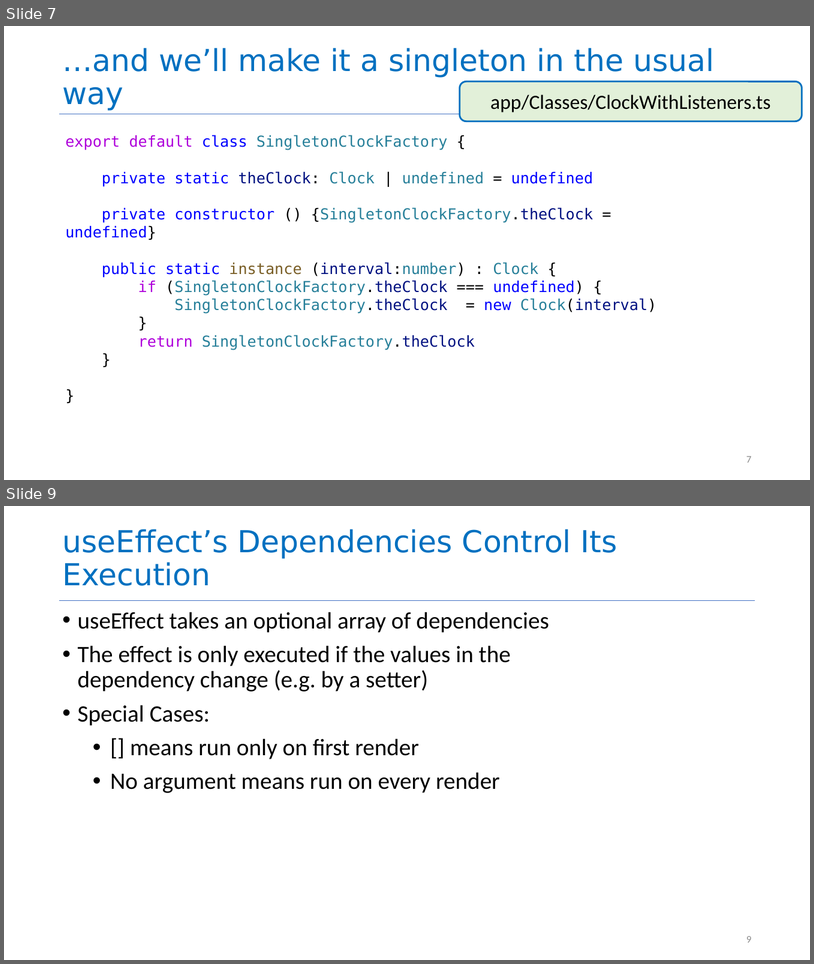
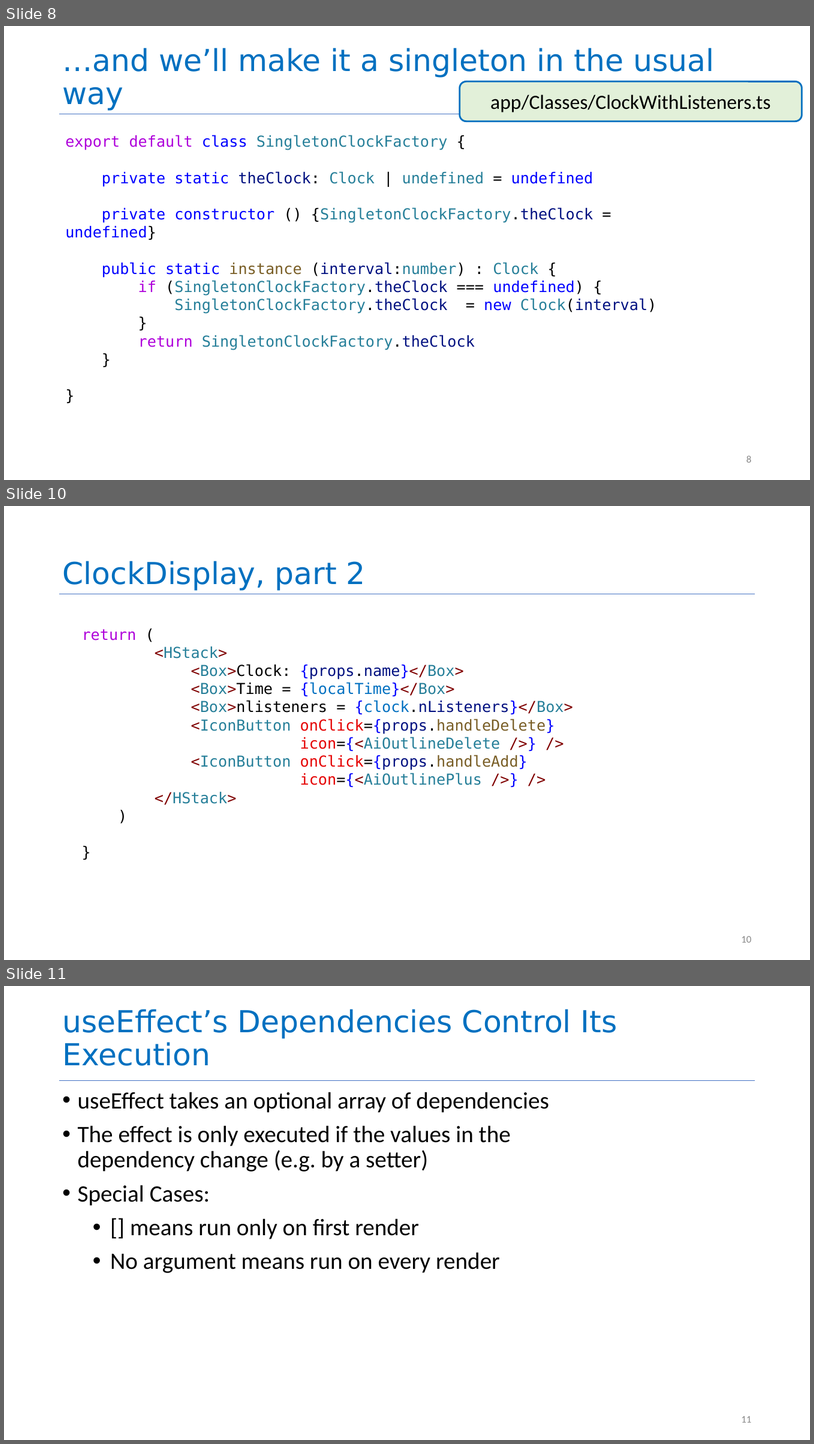
Before and after one commit to neu-se/CS4530-Fall-2023, a slide deck: Slides/Module 08 React Hooks.pptx. Shown one above the other, each under a label of ours: slides 7 and 9 before the commit, slides 8, 10 and 11 after it; the slides between them are not shown. The pictures are 814x964 and 814x1444 pixels, drawn with LibreOffice and Linux fonts; fonts in the diff are those of the drawing. Boxes give left, top, right and bottom in pixels: in the first picture for what was removed or moved away, otherwise in the second. Text is boxed around its words. In the diff, an @@ line names an element or a change of style, - is before the commit and + after.

```diff
--- a/Slides/Module 08 React Hooks.pptx
+++ b/Slides/Module 08 React Hooks.pptx
@@ slide 10 added at bbox=[4, 506, 810, 960], background #FFFFFF; not listed: 1 template element that a slide beside it also shows @@
@@ title added at bbox=[62, 561, 366, 591], 36 pt, text #0070C0 @@
+ClockDisplay, part 2
@@ text added at bbox=[82, 629, 573, 805], 18 pt, text #267F99 @@
+return (
+<HStack>
+<Box>Clock: {props.name}</Box>
+<Box>Time = {localTime}</Box>
+<Box>nlisteners = {clock.nListeners}</Box>
+<IconButton onClick={props.handleDelete}
+icon={<AiOutlineDelete />} />
+<IconButton onClick={props.handleAdd}
+icon={<AiOutlinePlus />} />
+</HStack>
+)
+}
@@ page number added at bbox=[741, 936, 752, 942], 12 pt, text #888888 @@
+10
@@ what was slide 7 is now slide 8 @@
@@ page number at bbox=[747, 455, 752, 462]: text changed @@
-7
+8
@@ what was slide 9 is now slide 11 @@
@@ page number at bbox=[741, 1416, 752, 1422]: text changed @@
-9
+11
```
Also in this commit, not shown: 1 slide changed, 2 other slides added, 1 slide removed, 2 other files.
